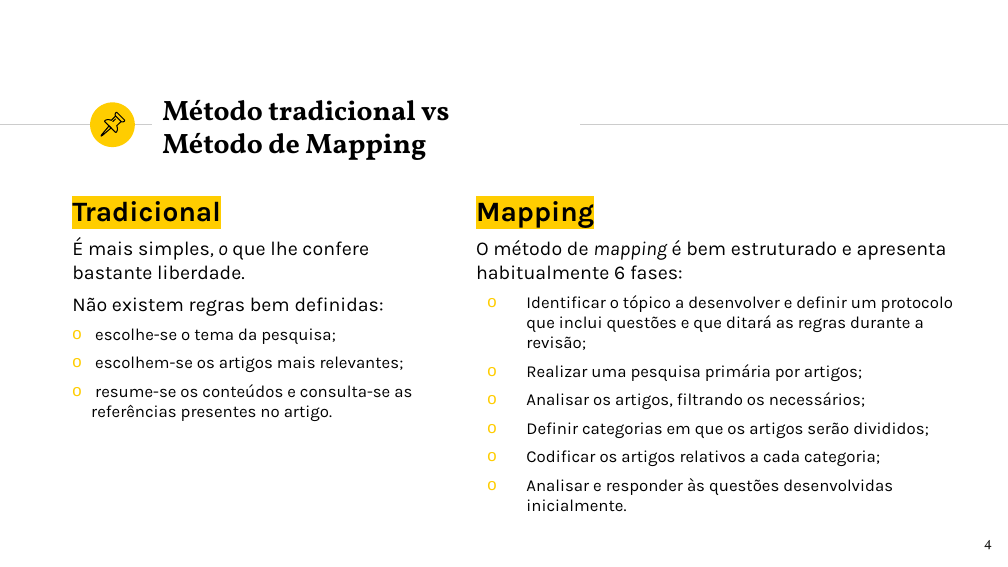
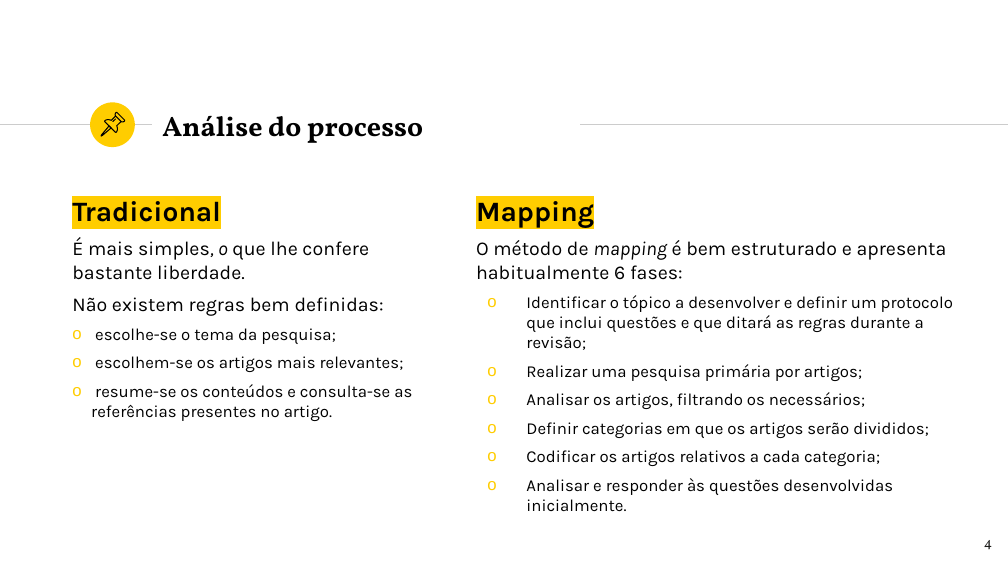
Before and after one commit to k4rd050/qesoft_g12, a slide deck: slide 4 of QESOFT-TP2-Grupo12-Apresentacao.pptx. Drawn at 1008x567 pixels with LibreOffice and Linux fonts; fonts in the diff are those of the drawing. Boxes give left, top, right and bottom in pixels: in the first picture for what was removed or moved away, otherwise in the second. Text is boxed around its words. In the diff, an @@ line names an element or a change of style, - is before the commit and + after.

```diff
--- a/QESOFT-TP2-Grupo12-Apresentacao.pptx
+++ b/QESOFT-TP2-Grupo12-Apresentacao.pptx
@@ title at bbox=[162, 116, 423, 143]: text changed @@
-Método tradicional vs
-Método de Mapping
+Análise do processo
```
Also in this commit, not shown: 4 other slides changed, 3 slides added, 4 slides removed, 2 other files.
